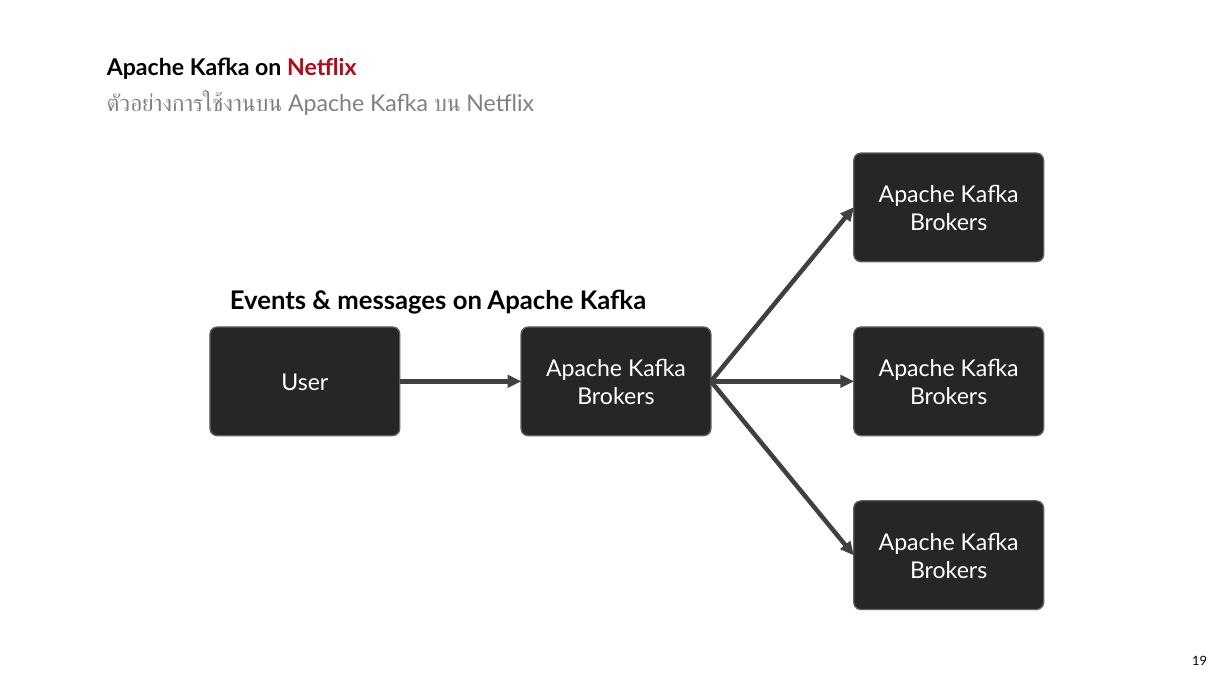
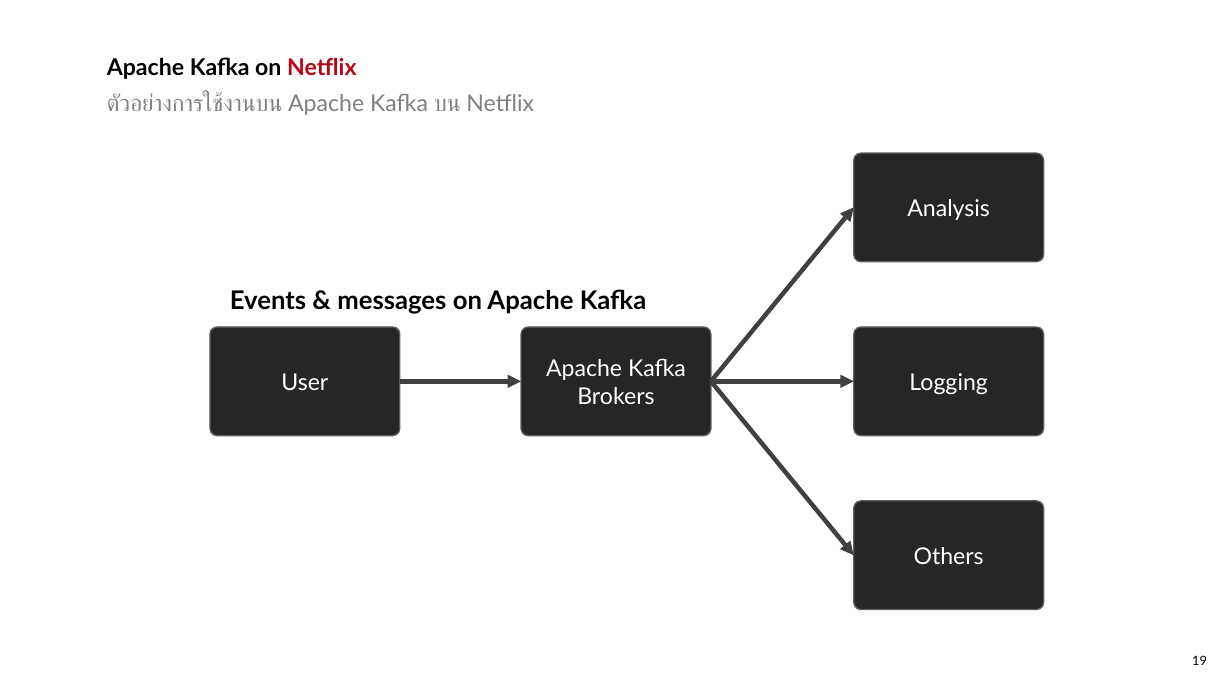
Before and after one commit to yothgewalt/the-modern-data-management-with-kafka, a slide deck: slide 19 of the_modern_data_management_platform.pptx. Drawn at 1232x693 pixels with LibreOffice and Linux fonts; fonts in the diff are those of the drawing. Boxes give left, top, right and bottom in pixels: in the first picture for what was removed or moved away, otherwise in the second. Text is boxed around its words. In the diff, an @@ line names an element or a change of style, - is before the commit and + after.

```diff
--- a/the_modern_data_management_platform.pptx
+++ b/the_modern_data_management_platform.pptx
@@ text in rounded rectangle at (x1=907, y1=199, x2=990, y2=220): text changed @@
-Apache Kafka Brokers
+Analysis
@@ text in rounded rectangle at (x1=909, y1=373, x2=987, y2=395): text changed @@
-Apache Kafka Brokers
+Logging
@@ text in rounded rectangle at (x1=914, y1=547, x2=984, y2=564): text changed @@
-Apache Kafka Brokers
+Others
```
Also in this commit, not shown: 3 other slides changed.
